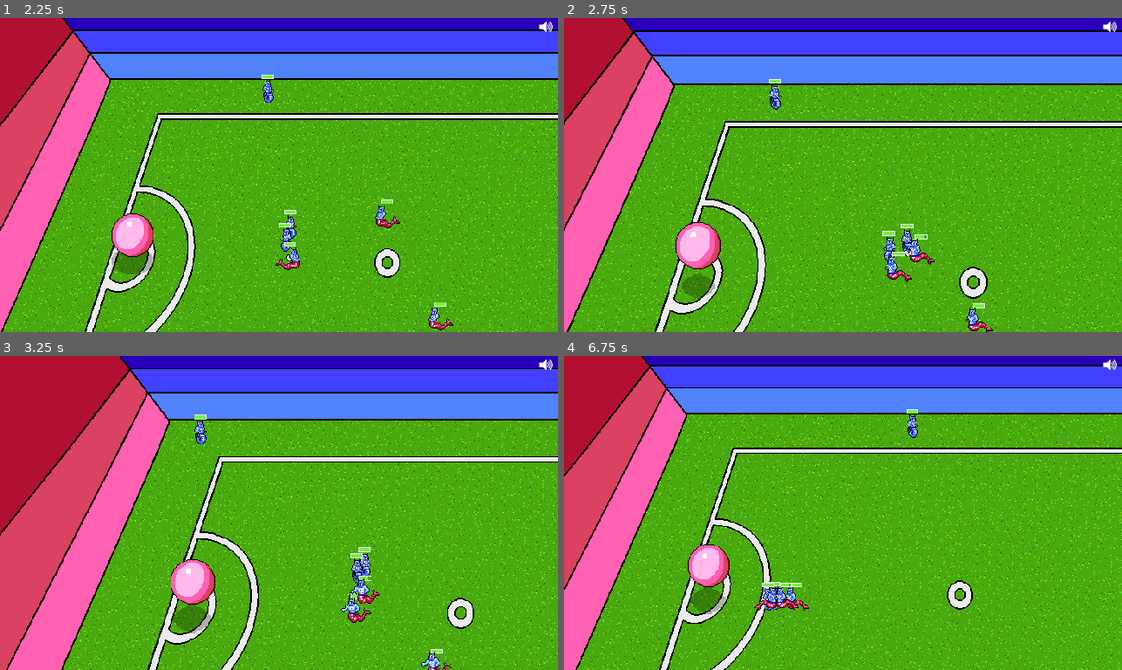
Above: before the commit, frames 1-4 (two rows, left to right).
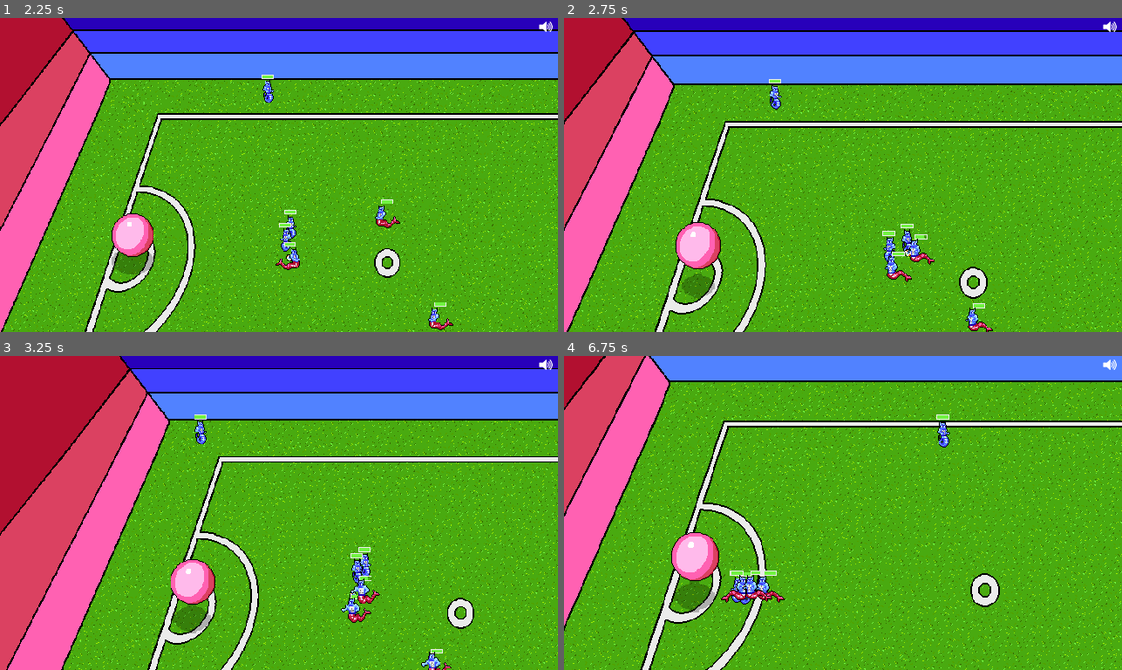
Above: after the commit, the same moments.

Repository: gamkedo-la/Elementaball
Game: Godot game, scene res://Node2D.tscn
Two runs of this game, one before a commit and one after it. Both use one fixed random seed, a clock stepped at 60 frames per second and the inputs below.
Inputs:
- Up to frame 1 (2.25 s): hold Up (ui_up) 0.53-2.03 s; hold Left (ui_left) from 2.03 s (still down)
- Up to frame 2 (2.75 s): keep holding Left (ui_left)
- Up to frame 3 (3.25 s): keep holding Left (ui_left)
- Up to frame 4 (6.75 s): release Left (ui_left) at 3.53 s; hold Down (ui_down) 3.53-4.28 s; hold Right (ui_right) 4.28-5.03 s; hold Up (ui_up) 5.03-5.78 s; hold Right (ui_right) from 5.78 s (still down)

Frame 1 is identical in both runs. In frame 2, 0.1% of the frame differs, in the area x 1-85%, y 8-100%; in frame 3, 0.2%; in frame 4, 44%, in the area x 0-100%, y 0-100%.

Commit message:
Added boundary lines

Diff:
--- a/Field and Equipment/Ball.gd
+++ b/Field and Equipment/Ball.gd
@@ -45,6 +45,7 @@
 
 	if groundball == true:
 		check_groundball_collisions()
+
 	update()
 
 func _draw():
@@ -192,6 +193,10 @@
 			#TODO: If ball collides with goal, score a point
 			if body.name == "Goal" or body.name == "Enemy Goal":
 				score_goal()
+
+
+func out_of_bounds():
+	get_tree().change_scene(get_tree().current_scene.filename)
 
 func score_goal():
 	kicking = false
@@ -361,3 +366,9 @@
 	elif attackType == "Blue" and blockedType == "Blue":
 		damageReduction = 0.75
 	return damageReduction
+
+func _on_Boundary_Line_body_entered(body):
+	if body.is_in_group("all_players") and body.inPossession:
+		out_of_bounds()
+	if body == self:
+		out_of_bounds()
--- a/Node2D.tscn
+++ b/Node2D.tscn
@@ -63,12 +63,26 @@
 [sub_resource type="RectangleShape2D" id=13]
 extents = Vector2( 17.9827, 749.178 )
 
+[sub_resource type="RectangleShape2D" id=14]
+extents = Vector2( 4.43129, 227.178 )
+
+[sub_resource type="RectangleShape2D" id=16]
+extents = Vector2( 4.43129, 236.379 )
+
+[sub_resource type="RectangleShape2D" id=17]
+extents = Vector2( 4.43129, 306.322 )
+
+[sub_resource type="RectangleShape2D" id=15]
+extents = Vector2( 4.43129, 465.953 )
+
 [node name="Main" type="Node2D"]
 
 [node name="Player" parent="." groups=[
+"all_players",
 "player_team",
 ] instance=ExtResource( 1 )]
 position = Vector2( 30.116, 64.0788 )
+collision_mask = 3
 controlling = true
 inPossession = true
 fieldPosition = "PlayerCenter"
@@ -78,9 +92,11 @@
 parameters/playback = SubResource( 1 )
 
 [node name="Player2" parent="." groups=[
+"all_players",
 "player_team",
 ] instance=ExtResource( 1 )]
 position = Vector2( -131.756, -84.6172 )
+collision_mask = 3
 fieldPosition = "PlayerLeft"
 starting_stats = ExtResource( 10 )
 
@@ -88,9 +104,11 @@
 parameters/playback = SubResource( 2 )
 
 [node name="Player3" parent="." groups=[
+"all_players",
 "player_team",
 ] instance=ExtResource( 1 )]
 position = Vector2( -221.153, 231.049 )
+collision_mask = 3
 fieldPosition = "PlayerRight"
 starting_stats = ExtResource( 10 )
 
@@ -113,11 +131,15 @@
 
 [node name="Ball" parent="." instance=ExtResource( 2 )]
 position = Vector2( 159.34, 67.8276 )
+collision_mask = 5
 
 [node name="Goal" parent="." instance=ExtResource( 5 )]
 show_behind_parent = true
 position = Vector2( 517.111, 47.2662 )
 frame = 1
+
+[node name="Goal" parent="Goal" index="0"]
+collision_mask = 3
 
 [node name="Position2D" type="Position2D" parent="Goal"]
 position = Vector2( 63.113, 35.2653 )
@@ -131,6 +153,9 @@
 texture = ExtResource( 8 )
 frame = 0
 
+[node name="Goal" parent="Enemy Goal" index="0"]
+collision_mask = 3
+
 [node name="CollisionShape2D" parent="Enemy Goal/Goal" index="0"]
 position = Vector2( 2.33832, -32.6637 )
 
@@ -141,6 +166,7 @@
 position = Vector2( -77.3624, 59.4233 )
 
 [node name="Enemy" parent="." groups=[
+"all_players",
 "enemy_team",
 ] instance=ExtResource( 4 )]
 position = Vector2( 396.039, 62.225 )
@@ -164,6 +190,7 @@
 parameters/playback = SubResource( 4 )
 
 [node name="Enemy3" parent="." groups=[
+"all_players",
 "enemy_team",
 ] instance=ExtResource( 4 )]
 position = Vector2( 526.957, 213.702 )
@@ -174,6 +201,7 @@
 parameters/playback = SubResource( 5 )
 
 [node name="Enemy2" parent="." groups=[
+"all_players",
 "enemy_team",
 ] instance=ExtResource( 4 )]
 position = Vector2( 443.352, -77.3884 )
@@ -257,6 +285,44 @@
 position = Vector2( 110.384, 447.11 )
 rotation = -1.56684
 shape = SubResource( 13 )
+
+[node name="Boundary Line" type="Area2D" parent="."]
+collision_layer = 4
+collision_mask = 3
+
+[node name="CollisionShape2D" type="CollisionShape2D" parent="Boundary Line" groups=[
+"boundary",
+]]
+position = Vector2( -223.562, 82.9747 )
+rotation = 0.317148
+shape = SubResource( 14 )
+one_way_collision_margin = 4.8
+
+[node name="CollisionShape2D2" type="CollisionShape2D" parent="Boundary Line" groups=[
+"boundary",
+]]
+position = Vector2( 544.451, 88.7962 )
+rotation = -0.32115
+shape = SubResource( 16 )
+one_way_collision_margin = 5.0
+
+[node name="CollisionShape2D3" type="CollisionShape2D" parent="Boundary Line" groups=[
+"boundary",
+]]
+position = Vector2( 154.094, -131.966 )
+rotation = -1.56684
+scale = Vector2( 1, 1 )
+shape = SubResource( 17 )
+one_way_collision_margin = 5.0
+
+[node name="CollisionShape2D4" type="CollisionShape2D" parent="Boundary Line" groups=[
+"boundary",
+]]
+position = Vector2( 166.536, 301.964 )
+rotation = -1.56684
+scale = Vector2( 1, 1 )
+shape = SubResource( 15 )
+one_way_collision_margin = 5.0
 
 [node name="GUICanvasLayer" type="CanvasLayer" parent="."]
 layer = 10
@@ -286,6 +352,7 @@
 [connection signal="body_exited" from="Enemy3/InterceptArea" to="Enemy3" method="_on_InterceptArea_body_exited"]
 [connection signal="body_entered" from="Enemy2/InterceptArea" to="Enemy2" method="_on_InterceptArea_body_entered"]
 [connection signal="body_exited" from="Enemy2/InterceptArea" to="Enemy2" method="_on_InterceptArea_body_exited"]
+[connection signal="body_entered" from="Boundary Line" to="Ball" method="_on_Boundary_Line_body_entered"]
 [connection signal="pressed" from="GUICanvasLayer/MuteButton" to="GUICanvasLayer/MuteButton" method="_on_MuteButton_pressed"]
 
 [editable path="Player"]
@@ -293,6 +360,7 @@
 [editable path="Player3"]
 [editable path="Popup"]
 [editable path="Ball"]
+[editable path="Goal"]
 [editable path="Enemy Goal"]
 [editable path="Enemy"]
 [editable path="Enemy/InterceptArea"]
--- a/Players/AIPlayer.gd
+++ b/Players/AIPlayer.gd
@@ -141,6 +141,7 @@
 		aniMachine.travel(idleAnim)
 	elif velocity.length() > 0:
 		aniMachine.travel(runningAnim)
+
 
 func pass_and_shoot():
 	var distance2Goal = position.distance_to(myGoal.position)
--- a/project.godot
+++ b/project.godot
@@ -139,7 +139,7 @@
 
 2d_physics/layer_1="Player"
 2d_physics/layer_2="Ball"
-2d_physics/layer_3="Ground"
+2d_physics/layer_3="Boundary"
 
 [physics]
 
Not shown: 1 places in Node2D.tscn that only renumber resources
